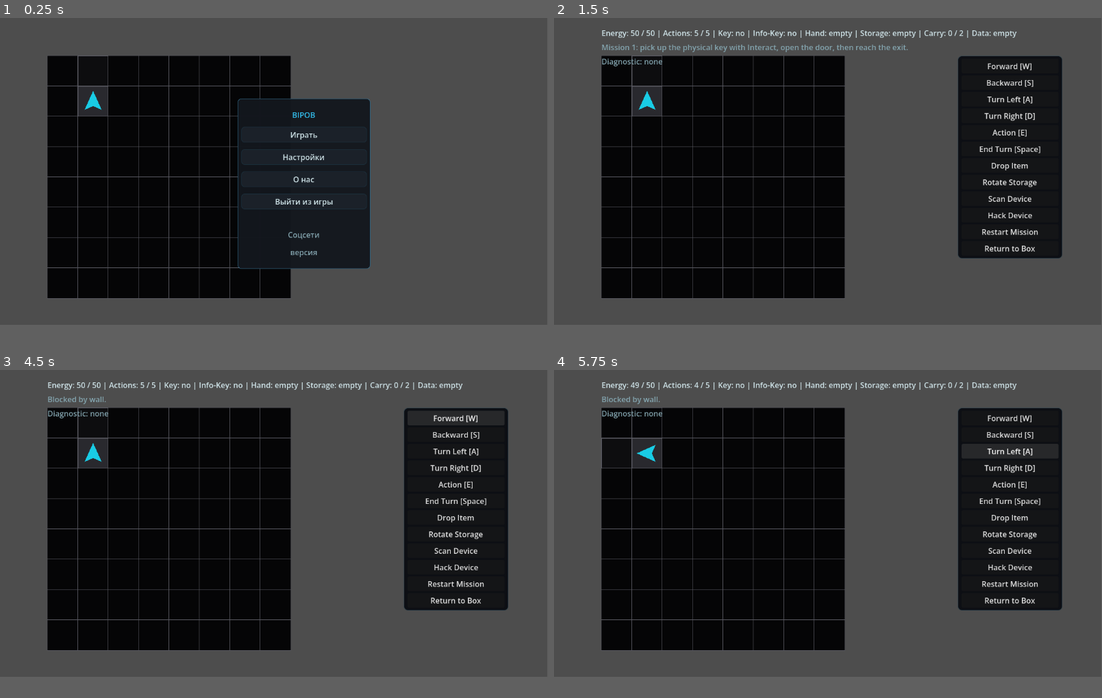
Above: before the commit, frames 1-4 (two rows, left to right).
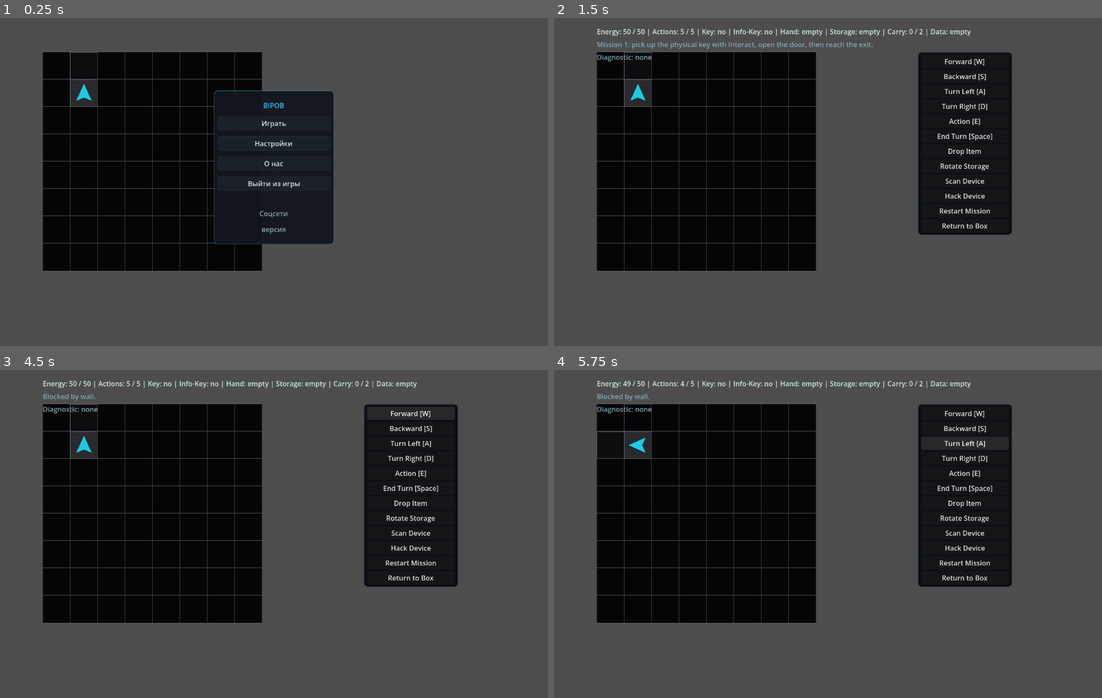
Above: after the commit, the same moments.

Repository: JUSTConnect/bibop
Game: Godot game, scene res://scenes/main.tscn
The game is run twice, just before and just after one commit, with the same random seed, the same clock (stepped at 60 frames per second) and the same inputs.
Inputs:
- Up to frame 1 (0.25 s): no input
- Up to frame 2 (1.5 s): click "Играть" at 0.5 s; click "Задания" at 1.25 s
- Up to frame 3 (4.5 s): click "Restart Mission" at 2 s; click "Restart Mission" at 2.75 s; click "Restart Mission" at 3.5 s; click "Forward [W]" at 4.25 s
- Up to frame 4 (5.75 s): click "Turn Left [A]" at 5 s
In our replay, the window is 799x449 before the commit and 800x480 after it. These sizes can differ from the game's own. Grey fills any space a smaller window leaves; there, only what the larger window draws over its background counts as a difference.

The runs differ from the first frame. In frame 1, 14% of the frame differs, in the area x 7-68%, y 10-86%; in frame 2, 24%, in the area x 7-93%, y 3-86%; in frame 3, 24%; in frame 4, 24%.

Commit message:
Update project.godot

Diff:
--- a/project.godot
+++ b/project.godot
@@ -13,6 +13,11 @@
 config/name="bibop"
 run/main_scene="uid://diphyupq6cob4"
 config/features=PackedStringArray("4.6", "GL Compatibility")
+
+[display]
+
+window/size/viewport_width=1280
+window/size/viewport_height=768
 
 [input]
 
